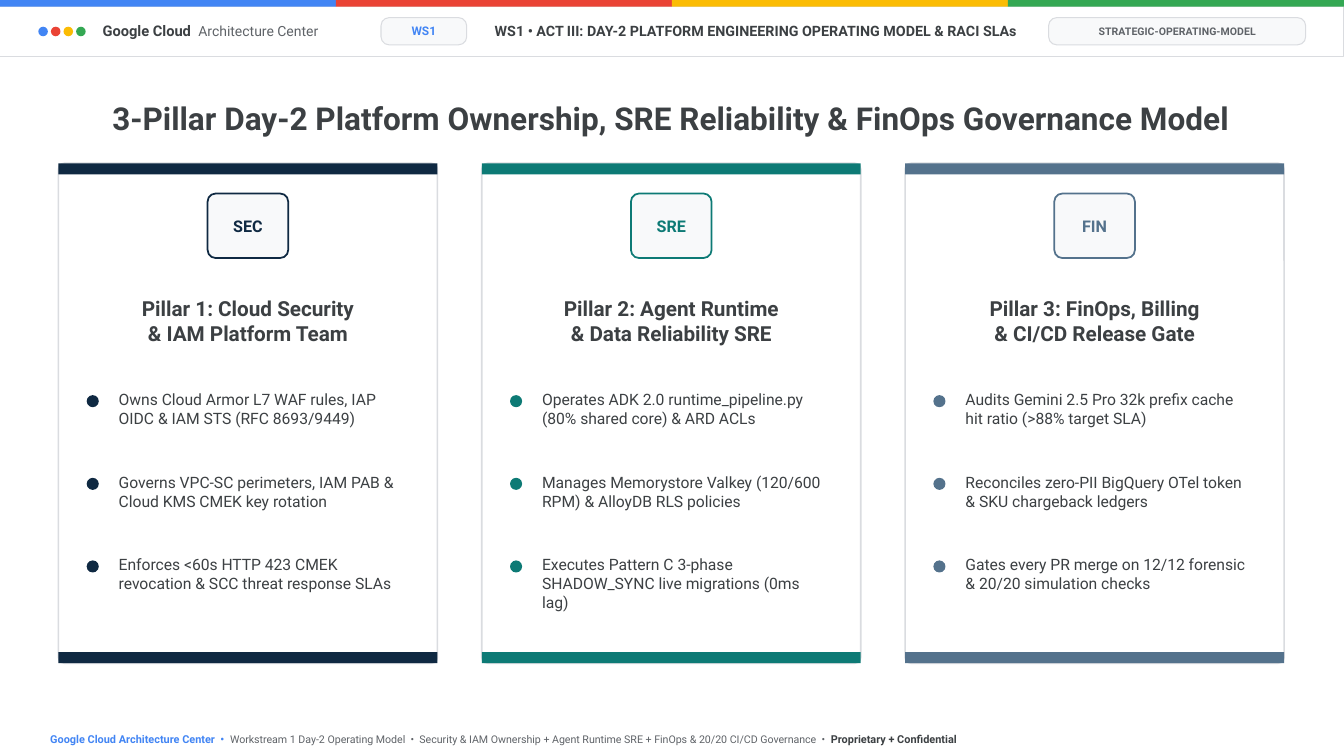
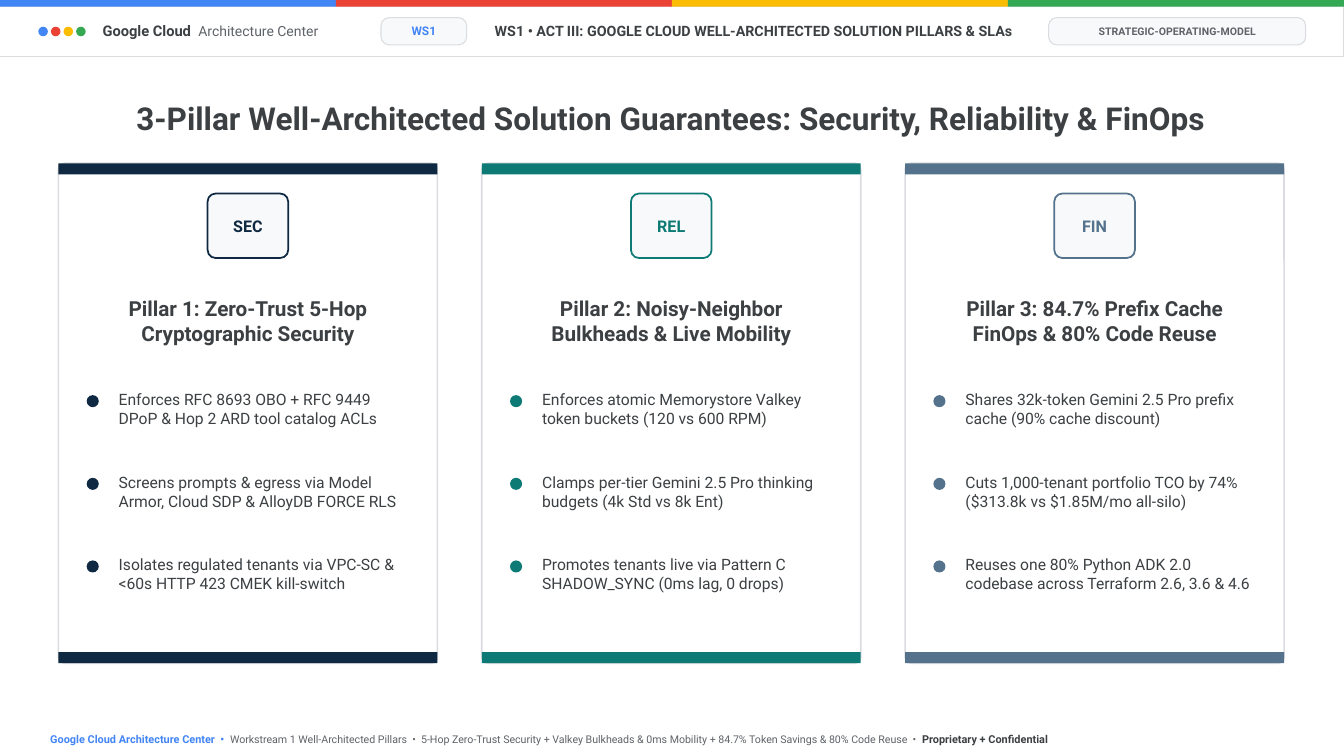
Before and after one commit to nitinaggarwal-12/blogs, a slide deck: slide 13 of slides/doc-mt-01-editable-slides.pptx. Drawn at 1344x756 pixels with LibreOffice and Linux fonts; fonts in the diff are those of the drawing. Boxes give left, top, right and bottom in pixels: in the first picture for what was removed or moved away, otherwise in the second. Text is boxed around its words. In the diff, an @@ line names an element or a change of style, - is before the commit and + after.

```diff
--- a/slides/doc-mt-01-editable-slides.pptx
+++ b/slides/doc-mt-01-editable-slides.pptx
@@ text at box(495, 25, 1013, 36): text changed @@
-WS1 • ACT III: DAY-2 PLATFORM ENGINEERING OPERATING MODEL & RACI SLAs
+WS1 • ACT III: GOOGLE CLOUD WELL-ARCHITECTED SOLUTION PILLARS & SLAs
@@ text at box(136, 106, 1204, 137): text changed @@
-3-Pillar Day-2 Platform Ownership, SRE Reliability & FinOps Governance Model
+3-Pillar Well-Architected Solution Guarantees: Security, Reliability & FinOps
@@ text at box(657, 220, 685, 232): text changed @@
-SRE
+REL
@@ text at box(129, 300, 367, 346): text changed @@
-Pillar 1: Cloud Security
-& IAM Platform Team
+Pillar 1: Zero-Trust 5-Hop
+Cryptographic Security
@@ text at box(551, 300, 791, 346): text changed @@
-Pillar 2: Agent Runtime
-& Data Reliability SRE
+Pillar 2: Noisy-Neighbor
+Bulkheads & Live Mobility
@@ text at box(966, 300, 1223, 345): text changed @@
-Pillar 3: FinOps, Billing
-& CI/CD Release Gate
+Pillar 3: 84.7% Prefix Cache
+FinOps & 80% Code Reuse
@@ text at box(119, 393, 377, 428): text changed @@
-Owns Cloud Armor L7 WAF rules, IAP OIDC & IAM STS (RFC 8693/9449)
+Enforces RFC 8693 OBO + RFC 9449 DPoP & Hop 2 ARD tool catalog ACLs
@@ text at box(542, 393, 801, 428): text changed @@
-Operates ADK 2.0 runtime_pipeline.py (80% shared core) & ARD ACLs
+Enforces atomic Memorystore Valkey token buckets (120 vs 600 RPM)
@@ text at box(965, 393, 1234, 428): text changed @@
-Audits Gemini 2.5 Pro 32k prefix cache hit ratio (>88% target SLA)
+Shares 32k-token Gemini 2.5 Pro prefix cache (90% cache discount)
@@ text at box(119, 476, 396, 511): text changed @@
-Governs VPC-SC perimeters, IAM PAB & Cloud KMS CMEK key rotation
+Screens prompts & egress via Model Armor, Cloud SDP & AlloyDB FORCE RLS
@@ text at box(542, 476, 813, 511): text changed @@
-Manages Memorystore Valkey (120/600 RPM) & AlloyDB RLS policies
+Clamps per-tier Gemini 2.5 Pro thinking budgets (4k Std vs 8k Ent)
@@ text at box(965, 476, 1238, 511): text changed @@
-Reconciles zero-PII BigQuery OTel token & SKU chargeback ledgers
+Cuts 1,000-tenant portfolio TCO by 74% ($313.8k vs $1.85M/mo all-silo)
@@ text at box(119, 558, 381, 589): text changed @@
-Enforces <60s HTTP 423 CMEK revocation & SCC threat response SLAs
+Isolates regulated tenants via VPC-SC & <60s HTTP 423 CMEK kill-switch
@@ text at box(542, 558, 786, 593): text changed @@
-Executes Pattern C 3-phase SHADOW_SYNC live migrations (0ms lag)
+Promotes tenants live via Pattern C SHADOW_SYNC (0ms lag, 0 drops)
@@ text at box(965, 558, 1250, 591): text changed @@
-Gates every PR merge on 12/12 forensic & 20/20 simulation checks
+Reuses one 80% Python ADK 2.0 codebase across Terraform 2.6, 3.6 & 4.6
@@ text at box(50, 734, 1048, 746): text changed @@
-Google Cloud Architecture Center • Workstream 1 Day-2 Operating Model • Security & IAM Ownership + Agent Runtime SRE + FinOps & 20/20 CI/CD Governance • Proprietary + Confidential
+Google Cloud Architecture Center • Workstream 1 Well-Architected Pillars • 5-Hop Zero-Trust Security + Valkey Bulkheads & 0ms Mobility + 84.7% Token Savings & 80% Code Reuse • Proprietary + Confidential
```
Also in this commit, not shown: 2 other slides changed, 16 other files.
